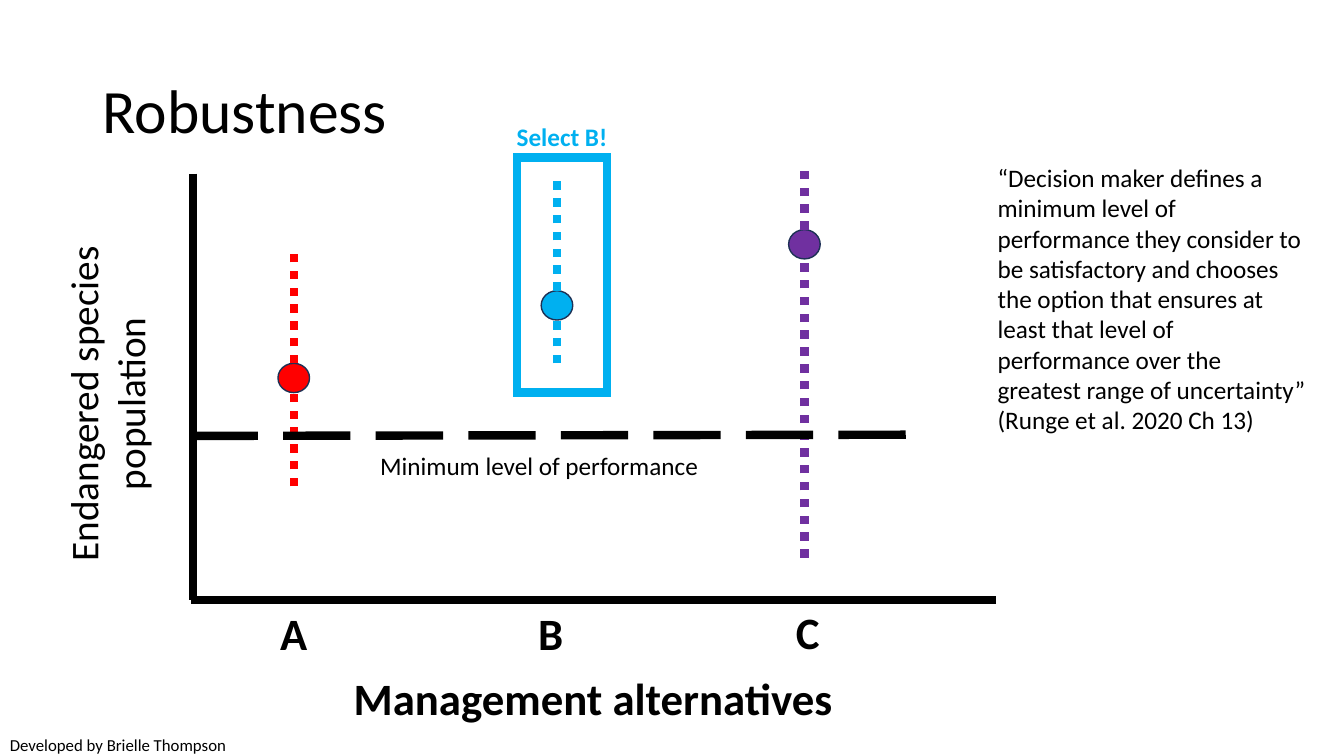
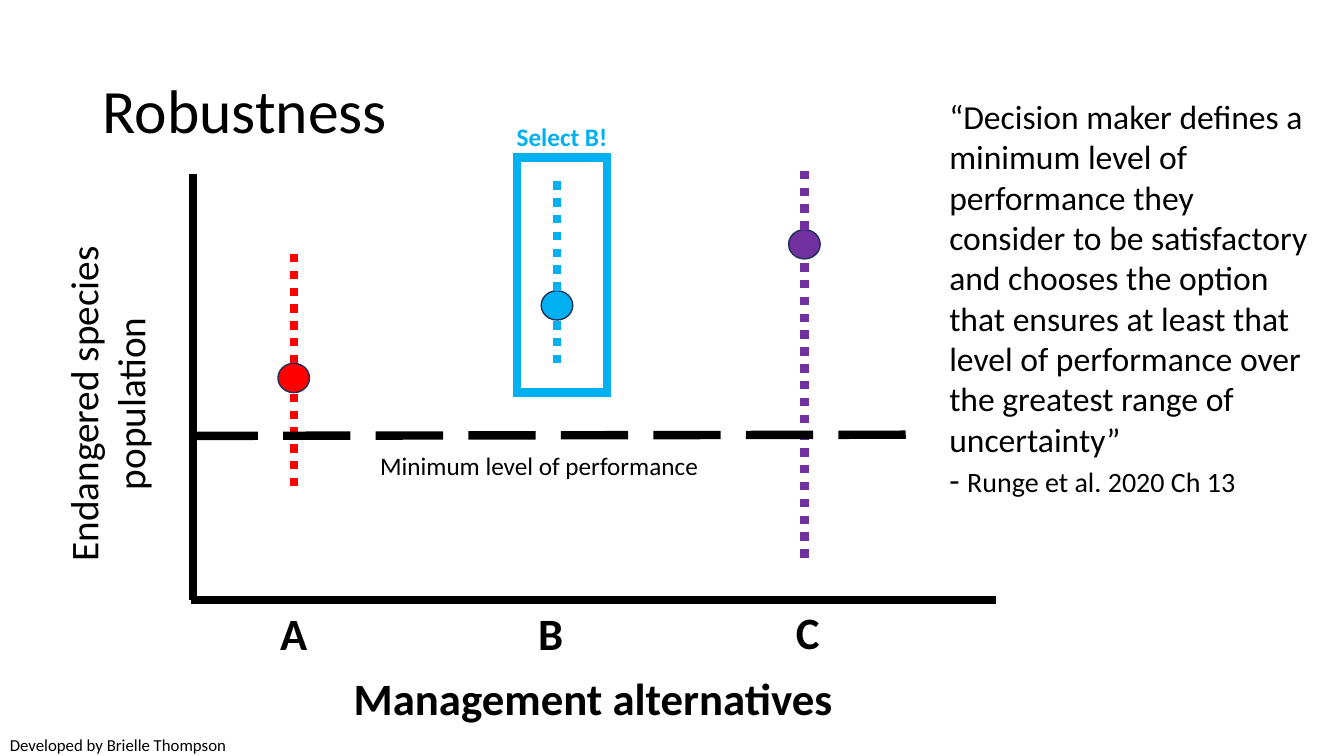
Before and after one commit to briellekthompson/NATR_8001_DecisionAnalysis_Fall25_Mizzou, a slide deck: slide 45 of material/Week7-UncertaintyPart2-Risk/Week7_SDM_Mizzou.pptx (slide 37 before the commit). Drawn at 1344x756 pixels with LibreOffice and Linux fonts; fonts in the diff are those of the drawing; background and template pictures are left out. Boxes give left, top, right and bottom in pixels: in the first picture for what was removed or moved away, otherwise in the second. Text is boxed around its words. In the diff, an @@ line names an element or a change of style, - is before the commit and + after.

```diff
--- a/material/Week7-UncertaintyPart2-Risk/Week7_SDM_Mizzou.pptx
+++ b/material/Week7-UncertaintyPart2-Risk/Week7_SDM_Mizzou.pptx
@@ text at (x1=949, y1=105, x2=1307, y2=497): text changed; size 18 to 24 pt @@
-  “Decision maker defines a minimum level of performance they consider to be satisfactory and chooses the option that ensures at least that level of performance over the greatest range of uncertainty” (Runge et al. 2020 Ch 13)
+“Decision maker defines a minimum level of performance they consider to be satisfactory and chooses the option that ensures at least that level of performance over the greatest range of uncertainty”
+- Runge et al. 2020 Ch 13
```
Also in this commit, not shown: 13 other slides changed, 9 slides added, 1 slide removed, 1 other file.
